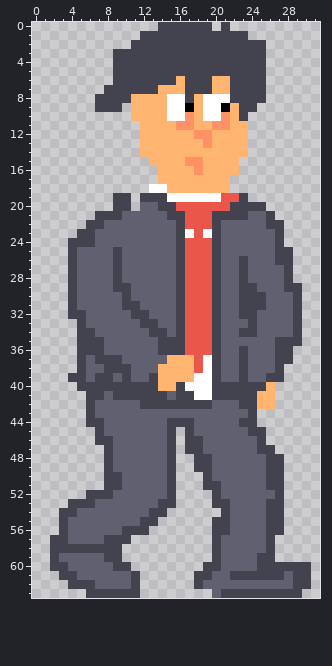
One commit to this pixel-art sprite: assets/player_walking_1.png. The picture above is the old version.
The file is 32x64 pixels.
Once edited:
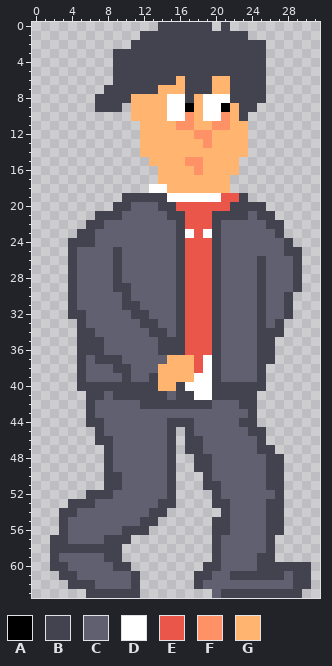
Palette (. is transparent): A #000000  B #43434f  C #606070  D #ffffff  E #eb564b  F #ff9166  G #ffb570
Commit: Created animation system with anymation.hpp and IAnimated
Edits made:
Changed rows in their new state; - is an unchanged pixel.
first column x 4:
19 -----.-B------------------
20 -------C------------------
21 ---------------------B----
24 -----------------------CB-
25 -----------------------C-B
26 -------------------C-B-CCB
27 -------------------C-B--CB
28 -------------------C-B--CB
29 -------------------CCB--C-
30 -------------------CC---B.
31 -------------------CC---B.
32 -------------------CCB--B.
33 --------------------CB-B..
34 -------------------CCBBB..
35 ---------------------BB...
36 -------------------C-BB..-
37 -------------------C-BB..-
38 ----C--------------C-B..--
39 .--CC--------------C-B..--
40 ----------------------.---
41 ---------------------..---
42 ---------------------..---
